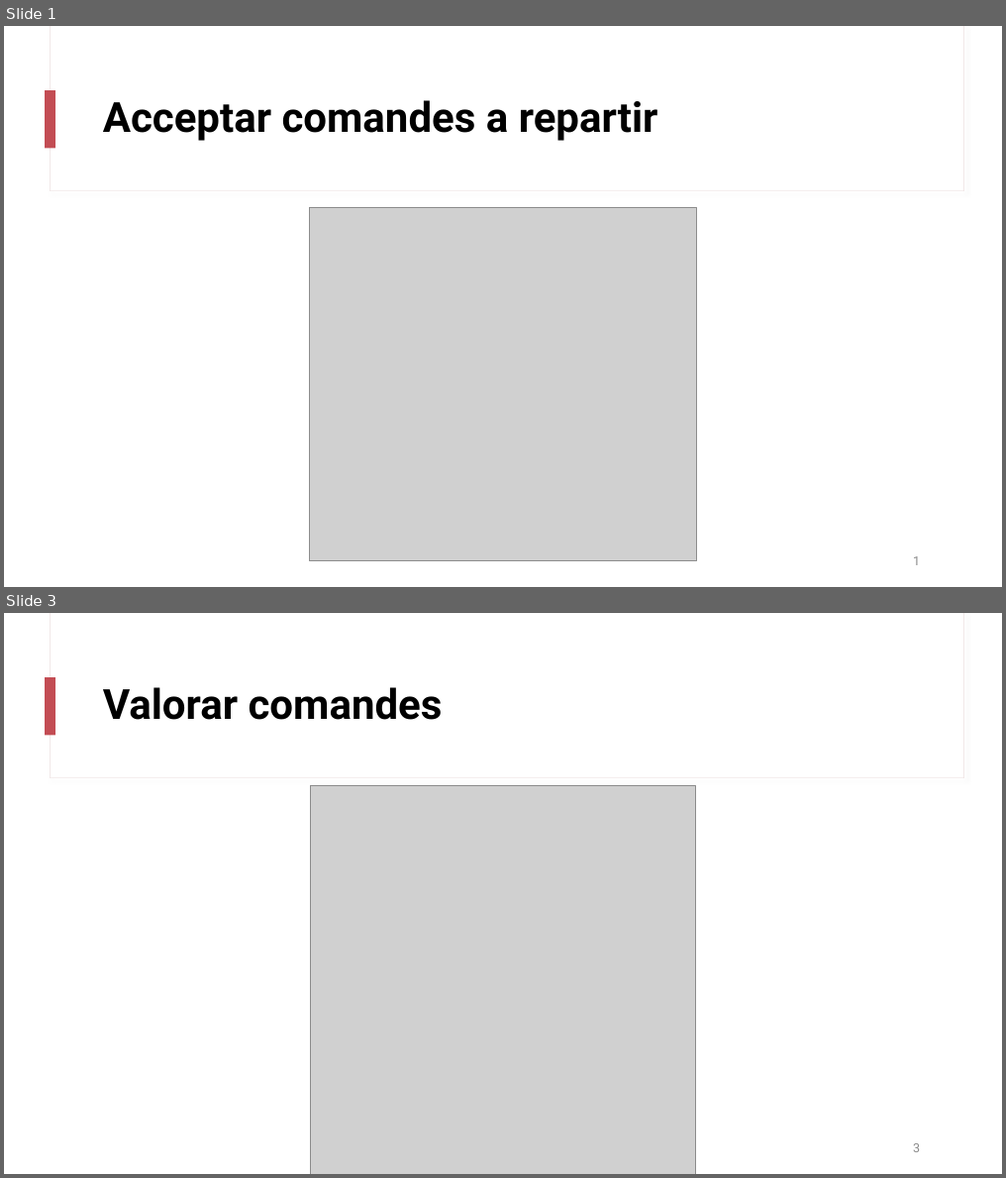
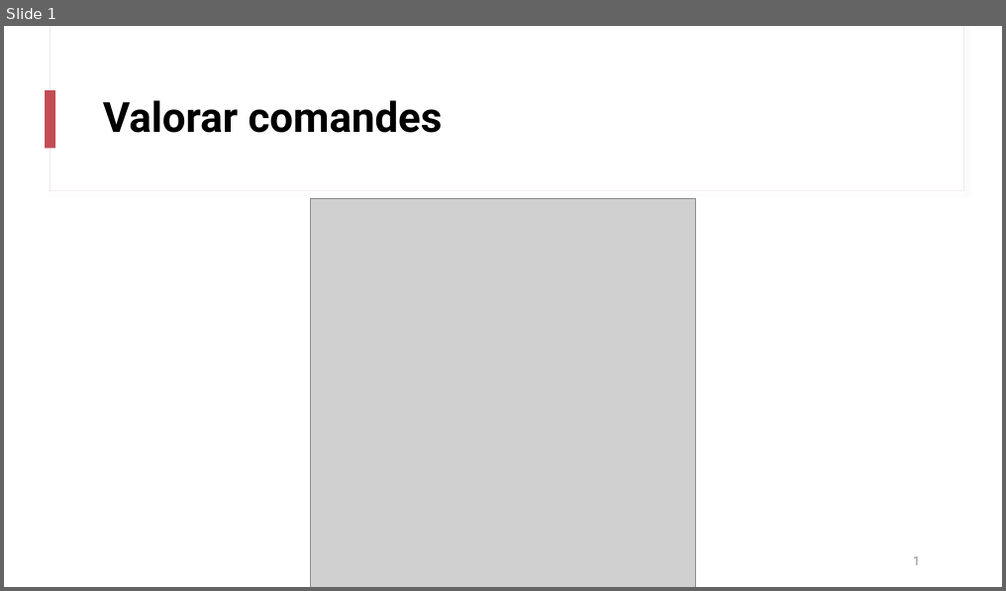
Before and after one commit to martipages/ES23UAB431-02, a slide deck: ENTREGA FINAL/4. Diagramas de secuencia/Marc Sala.pptx. Shown one above the other, each under a label of ours: slides 1 and 3 before the commit, slide 1 after it; the slides between them are not shown. The pictures are 1006x1178 and 1006x591 pixels, drawn with LibreOffice and Linux fonts; fonts in the diff are those of the drawing; grey boxes stand for pictures. Boxes give left, top, right and bottom in pixels: in the first picture for what was removed or moved away, otherwise in the second. Text is boxed around its words. In the diff, an @@ line names an element or a change of style, - is before the commit and + after.

```diff
--- a/ENTREGA FINAL/4. Diagramas de secuencia/Marc Sala.pptx
+++ b/ENTREGA FINAL/4. Diagramas de secuencia/Marc Sala.pptx
@@ slide 1 removed at bbox=[4, 26, 1002, 587], background #FFFFFF; not listed: 3 template elements that a slide beside it also shows @@
@@ title removed at bbox=[103, 100, 658, 141] @@
-Acceptar comandes a repartir
@@ picture removed at bbox=[310, 208, 696, 562] @@
@@ page number removed at bbox=[913, 557, 920, 566] @@
-1
@@ what was slide 3 is now slide 1 @@
@@ page number at bbox=[913, 557, 920, 566]: text changed @@
-3
+1
```
Also in this commit, not shown: 1 slide changed, 1 other slide removed, 1 other file.
